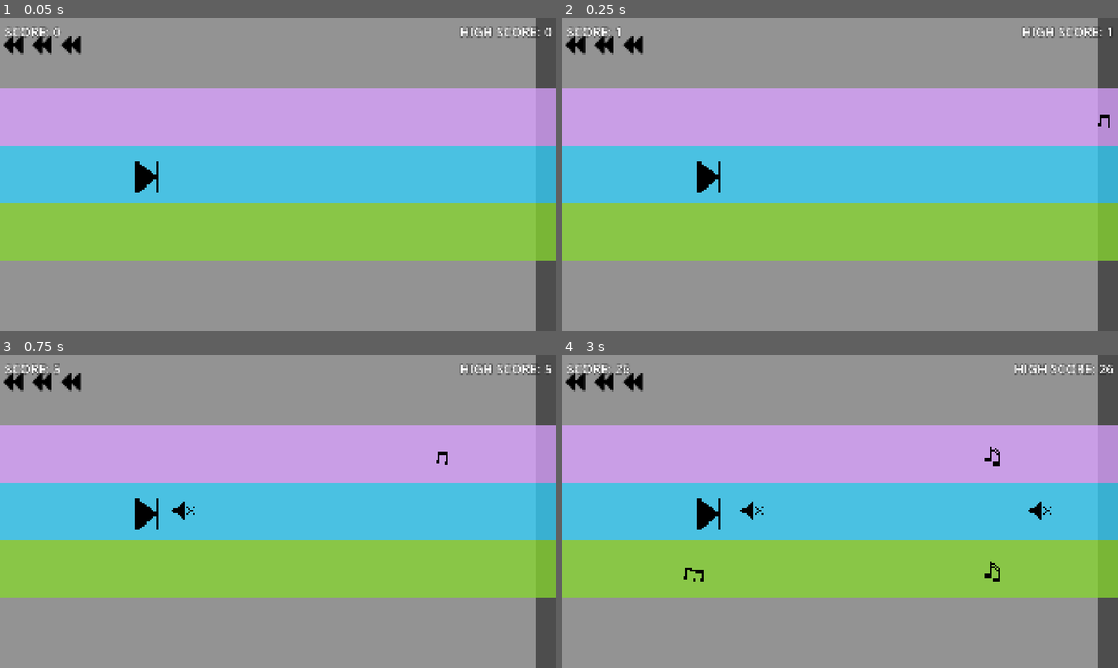
Above: before the commit, frames 1-4 (two rows, left to right).
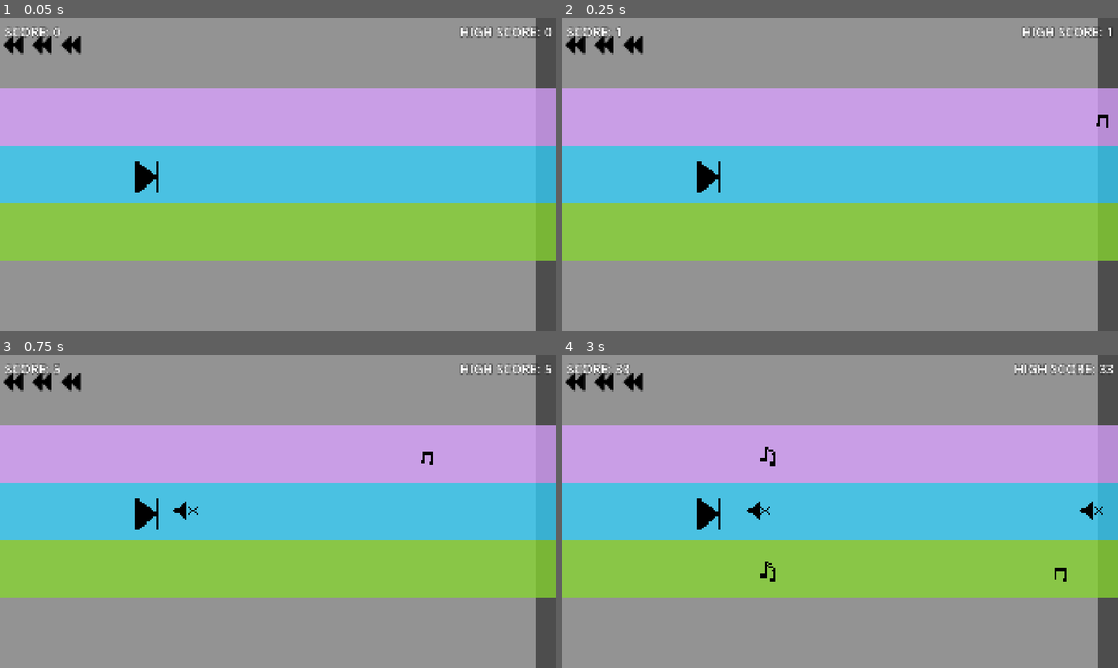
Above: after the commit, the same moments.

Repository: chorwat2137/haven-2026
Game: Godot game, scene res://scenes/main.tscn
Same seed, same stepped clock (60 frames per second), same inputs: the game is played once before the commit and once after it.
Inputs:
- Up to frame 1 (0.05 s): no input
- Up to frame 2 (0.25 s): no input
- Up to frame 3 (0.75 s): tap Enter (ui_accept) at 0.5 s; hold Right (ui_right) from 0.53 s (still down); tap Space (shoot) at 0.6 s
- Up to frame 4 (3 s): tap Enter (ui_accept) at 0.77, 1.52 s; tap Space (shoot) at 1.35, 2.1, 2.85 s; release Right (ui_right) at 2.03 s; hold Left (ui_left) 2.03-2.78 s; hold Right (ui_right) from 2.78 s (still down)

Frame 1 is identical in both runs. In frame 2, less than 0.1% of the frame differs, in the area x 96-99%, y 30-36%; in frame 3, 0.1%; in frame 4, 0.7%, in the area x 9-100%, y 2-73%.

Commit message:
Automatic sync

Diff:
--- a/scripts/main.gd
+++ b/scripts/main.gd
@@ -61,7 +61,7 @@
 		return
 
 	if speed < MAX_SPEED and not is_rewinding:
-		speed += 0.05
+		speed += 0.1
 
 	score += speed
 	show_score()
